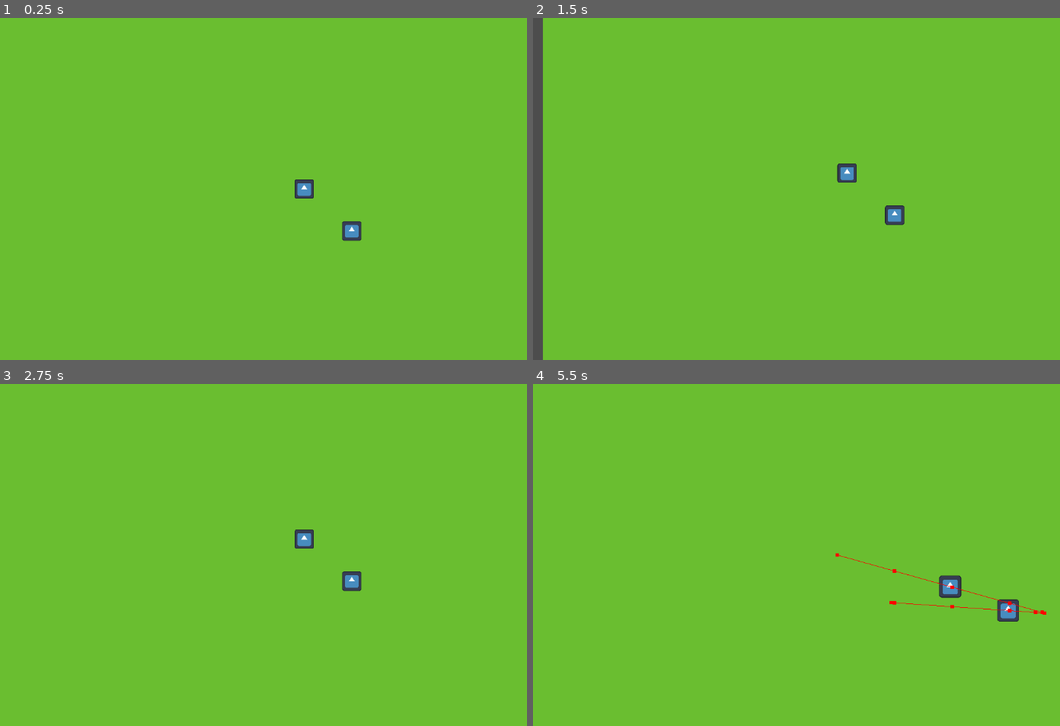
Above: before the commit, frames 1-4 (two rows, left to right).
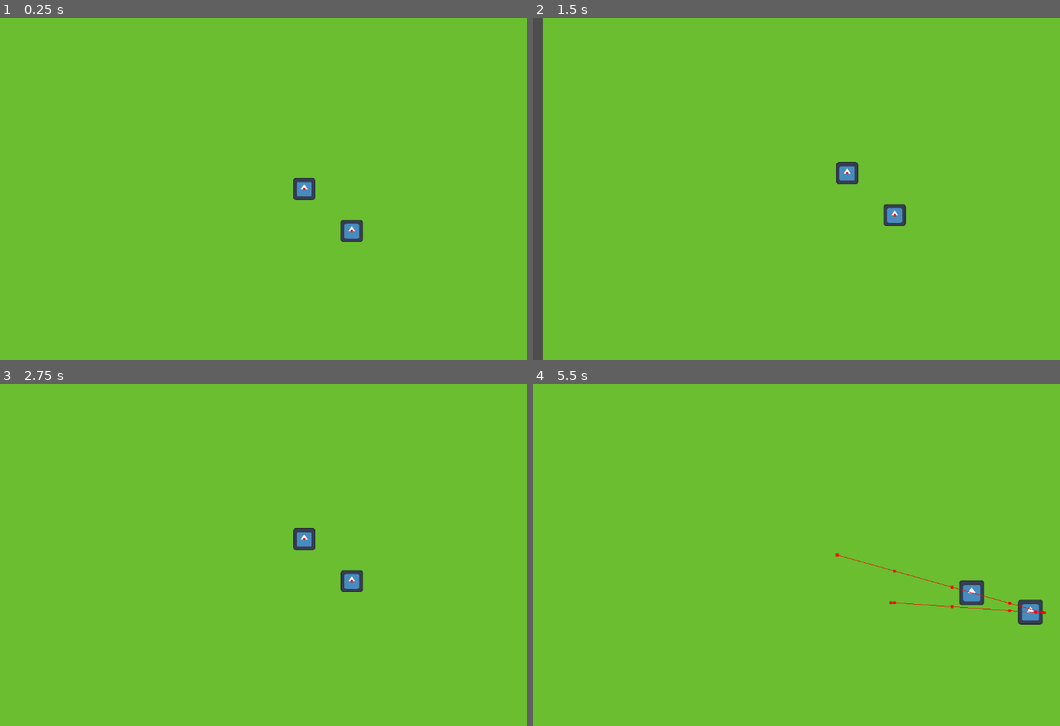
Above: after the commit, the same moments.

Repository: johannfh/RiftStrike
Game: Godot game, scene res://scenes/World.tscn
Same seed, same stepped clock (60 frames per second), same inputs: the game is played once before the commit and once after it. The engine's default icon, where the game draws it, is replaced by a stand-in: a white triangle on a blue panel in a dark square.
Inputs (mouse positions are in pixels of both pictures, inside the frame that each line leads up to):
- Up to frame 1 (0.25 s): no input
- Up to frame 2 (1.5 s): tap Enter at 0.5 s; move the mouse to (970, 171) at 0.52 s; tap S (camera_down) at 0.6 s; tap Space at 1.25 s; move the mouse to (717, 206) at 1.27 s; tap A (camera_left) at 1.35 s
- Up to frame 3 (2.75 s): move the mouse to (363, 479) at 2.02 s; tap D (camera_right) at 2.1 s
- Up to frame 4 (5.5 s): move the mouse to (807, 623) at 2.77 s; tap W (camera_up) at 2.85 s; tap Enter at 3.5 s; move the mouse to (1017, 606) at 3.52 s; right-click (1017, 606) at 3.6 s; move the mouse to (654, 503) at 4.27 s; tap Shift (shift) at 4.35 s; move the mouse to (870, 555) at 5.02 s; tap Mouse wheel up (zoom_in) at 5.1 s

The runs differ from the first frame. In frame 1, 0.3% of the frame differs, in the area x 55-69%, y 46-66%; in frame 2, 0.3%; in frame 3, 0.3%; in frame 4, 1.2%, in the area x 67-98%, y 54-71%.

Commit message:
deactivate collision among units

Diff:
--- a/units/BasicUnit.tscn
+++ b/units/BasicUnit.tscn
@@ -3,18 +3,30 @@
 [ext_resource type="Texture2D" uid="uid://ujk51d7h6vv5" path="res://icon.svg" id="1_auodm"]
 [ext_resource type="Script" path="res://units/basic_unit.gd" id="1_lkcib"]
 
-[sub_resource type="RectangleShape2D" id="RectangleShape2D_00oxo"]
+[sub_resource type="CircleShape2D" id="CircleShape2D_g3l4h"]
+radius = 16.0
 
 [node name="Unit" type="CharacterBody2D"]
+collision_layer = 2
 script = ExtResource("1_lkcib")
 
-[node name="CollisionShape" type="CollisionShape2D" parent="."]
-scale = Vector2(1.26268, 1.26268)
-shape = SubResource("RectangleShape2D_00oxo")
+[node name="NavigationAgent" type="NavigationAgent2D" parent="."]
+target_desired_distance = 30.0
+path_max_distance = 50.0
+avoidance_enabled = true
+radius = 20.0
+avoidance_layers = 0
+debug_enabled = true
+debug_use_custom = true
+debug_path_custom_color = Color(1, 0, 0, 1)
+debug_path_custom_point_size = 3.0
 
 [node name="Sprite" type="Sprite2D" parent="."]
-scale = Vector2(0.191337, 0.191337)
+scale = Vector2(0.216931, 0.216931)
 texture = ExtResource("1_auodm")
 
-[node name="NavigationAgent" type="NavigationAgent2D" parent="."]
-avoidance_enabled = true
+[node name="CollisionShape" type="CollisionShape2D" parent="."]
+scale = Vector2(0.823489, 0.823489)
+shape = SubResource("CircleShape2D_g3l4h")
+
+[connection signal="velocity_computed" from="NavigationAgent" to="." method="_on_navigation_agent_velocity_computed"]
--- a/units/basic_unit.gd
+++ b/units/basic_unit.gd
@@ -1,30 +1,36 @@
 class_name BasicUnit
 extends Unit
 
-@export var speed: float = 70
-@onready var navigation_agent: NavigationAgent2D = $NavigationAgent
+@export var speed: float = 5000
+@onready var nav_agent: NavigationAgent2D = $NavigationAgent
 
 func _ready() -> void:
-	navigation_agent.path_desired_distance = 2.0
-	navigation_agent.target_desired_distance = 2.0
-	navigation_agent.debug_enabled = true
+	nav_agent.path_desired_distance = 2.0
+	nav_agent.target_desired_distance = 2.0
+	nav_agent.debug_enabled = true
+	make_path(position)
 
 func _physics_process(delta: float) -> void:
+	# Pull in commands
 	if len(commands) > 0:
 		var command = commands[0]
 		if command is MovementCommand:
-			if navigation_agent.target_position != command.target:
-				navigation_agent.target_position = command.target
-			if navigation_agent.is_navigation_finished():
+			if nav_agent.target_position != command.target:
+				make_path(command.target)
+			if nav_agent.is_navigation_finished():
 				print("reached target %v!" % position)
 				commands.remove_at(0)
+	var next_path_pos = nav_agent.get_next_path_position()
+	var direction = global_position.direction_to(next_path_pos)
+	var new_velocity = direction * speed * delta
 
-	var current_agent_position: Vector2 = position
-	var next_path_position: Vector2 = navigation_agent.get_next_path_position()
+	nav_agent.velocity = new_velocity
 
-	var direction = current_agent_position.direction_to(next_path_position)
 
-	velocity = direction * speed
+func _on_navigation_agent_velocity_computed(safe_velocity: Vector2) -> void:
+	velocity = velocity.move_toward(safe_velocity, 100)
+	if not nav_agent.is_navigation_finished():
+		move_and_slide()
 
-	if not navigation_agent.is_navigation_finished():
-		move_and_slide()
+func make_path(pos: Vector2):
+	nav_agent.target_position = pos
